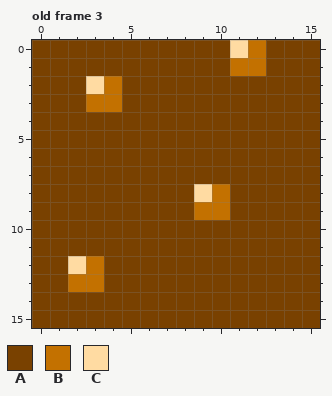
Edited in one commit: pixel-art file (Tilesets/Grass/Grass.aseprite). The first picture shows the starting point.
16x16 pixels, 6 frames. Shown: old frame 3. The commit also changed other frames, which this record leaves out.
Palette (. is transparent): A #794100  B #c37100  C #ffdba2
Pixels before, old frame 3, first column x 0:
 0 AAAAAAAAAAACBAAA
 1 AAAAAAAAAAABBAAA
 2 AAACBAAAAAAAAAAA
 3 AAABBAAAAAAAAAAA
 4 AAAAAAAAAAAAAAAA
 5 AAAAAAAAAAAAAAAA
 6 AAAAAAAAAAAAAAAA
 7 AAAAAAAAAAAAAAAA
 8 AAAAAAAAACBAAAAA
 9 AAAAAAAAABBAAAAA
10 AAAAAAAAAAAAAAAA
11 AAAAAAAAAAAAAAAA
12 AACBAAAAAAAAAAAA
13 AABBAAAAAAAAAAAA
14 AAAAAAAAAAAAAAAA
15 AAAAAAAAAAAAAAAA
The result:
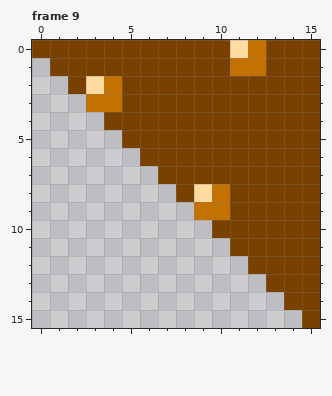
A new or re-ordered frame is compared with the old frame closest to it.
The edit:
frames 6 -> 9
Frame 9 is new; against old frame 3:
The edit erases colour A in row 1 at x 0; in row 2 at x 0 to 1; in row 3 at x 0 to 2; in row 4 at x 0 to 3; in row 5 at x 0 to 4; in row 6 at x 0 to 5.
The edit erases colour A in row 7 at x 0 to 6; in row 8 at x 0 to 7; in row 9 at x 0 to 8; in row 10 at x 0 to 9; in row 11 at x 0 to 10; in row 12 at x 0 to 1 and 4 to 11.
The edit erases colour A in row 13 at x 0 to 1 and 4 to 12; in row 14 at x 0 to 13; in row 15 at x 0 to 14.
The edit erases colour B in row 12 at x 3; in row 13 at x 2 to 3.
The edit erases colour C in row 12 at x 2.
Pixel boxes of the changes (left, top, right, bottom) in both pictures:
erased: (32, 58, 302, 328)
